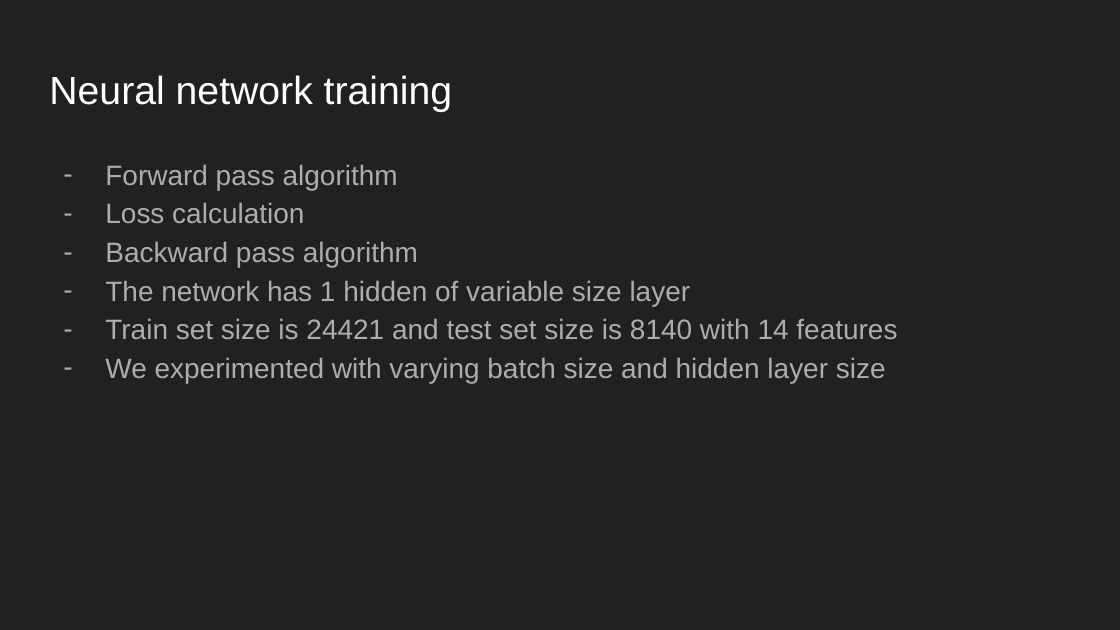
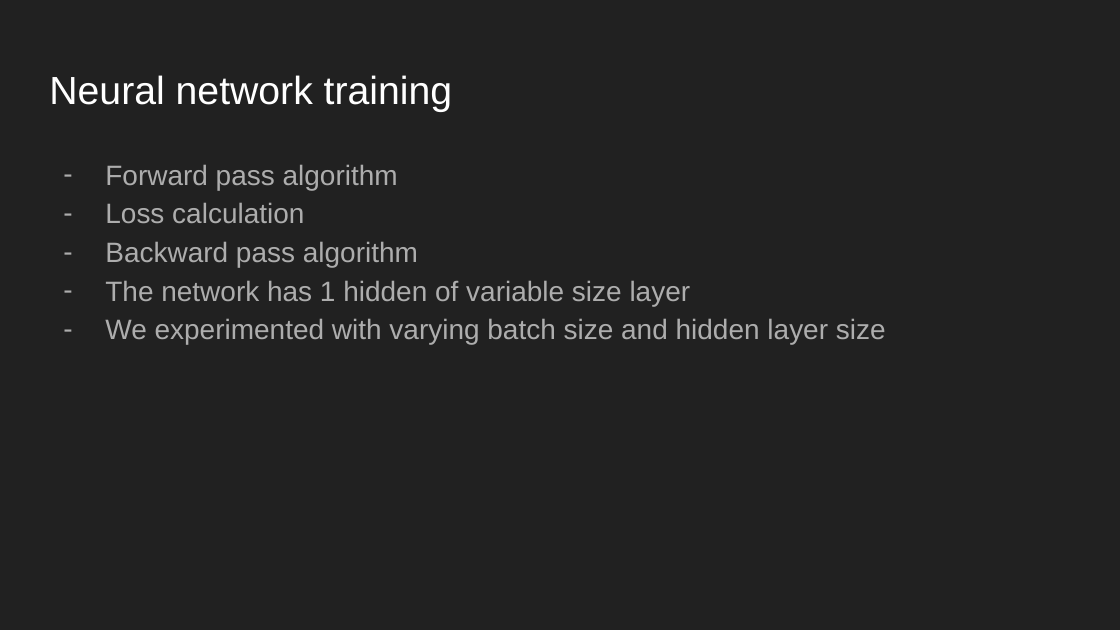
Before and after one commit to gallindic/HPC-Neural-Network-parallelization, a slide deck: slide 2 of presentation/Neural network training.pptx. Drawn at 1120x630 pixels with LibreOffice and Linux fonts; fonts in the diff are those of the drawing. Boxes give left, top, right and bottom in pixels: in the first picture for what was removed or moved away, otherwise in the second. Text is boxed around its words. In the diff, an @@ line names an element or a change of style, - is before the commit and + after.

Commit message:
Updated presentation

```diff
--- a/presentation/Neural network training.pptx
+++ b/presentation/Neural network training.pptx
@@ text at (105,318,897,339): paragraph removed @@
-– Train set size is 24421 and test set size is 8140 with 14 features
```
Also in this commit, not shown: 2 other slides changed, 2 slides added, 1 other file.
